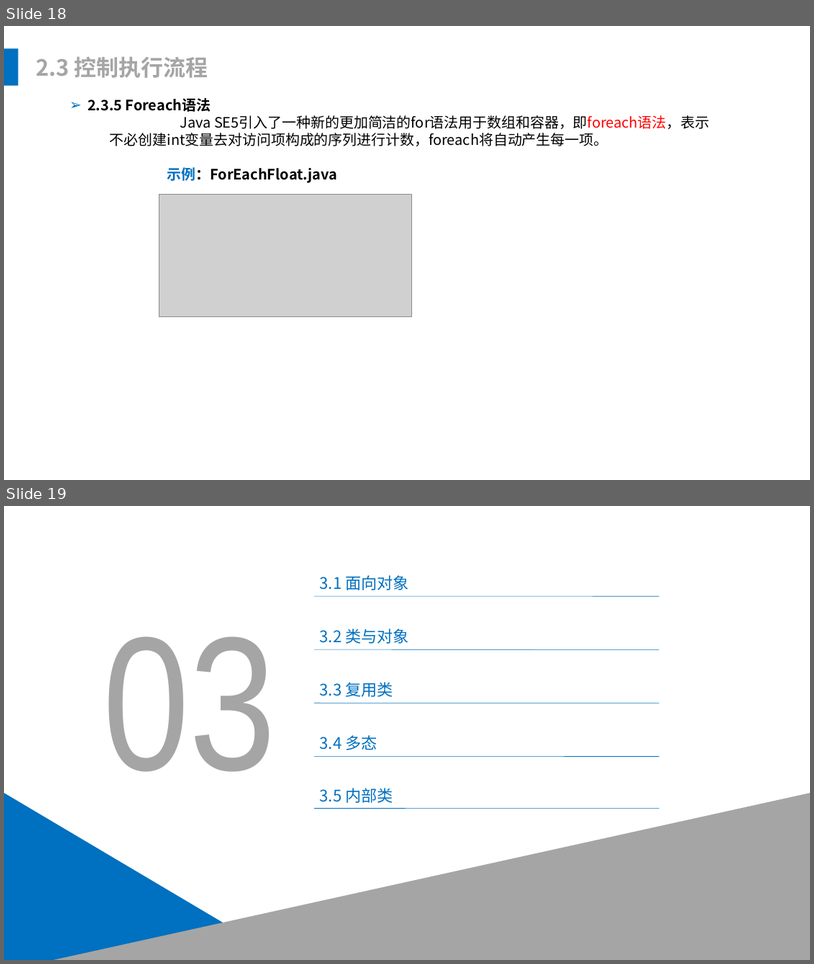
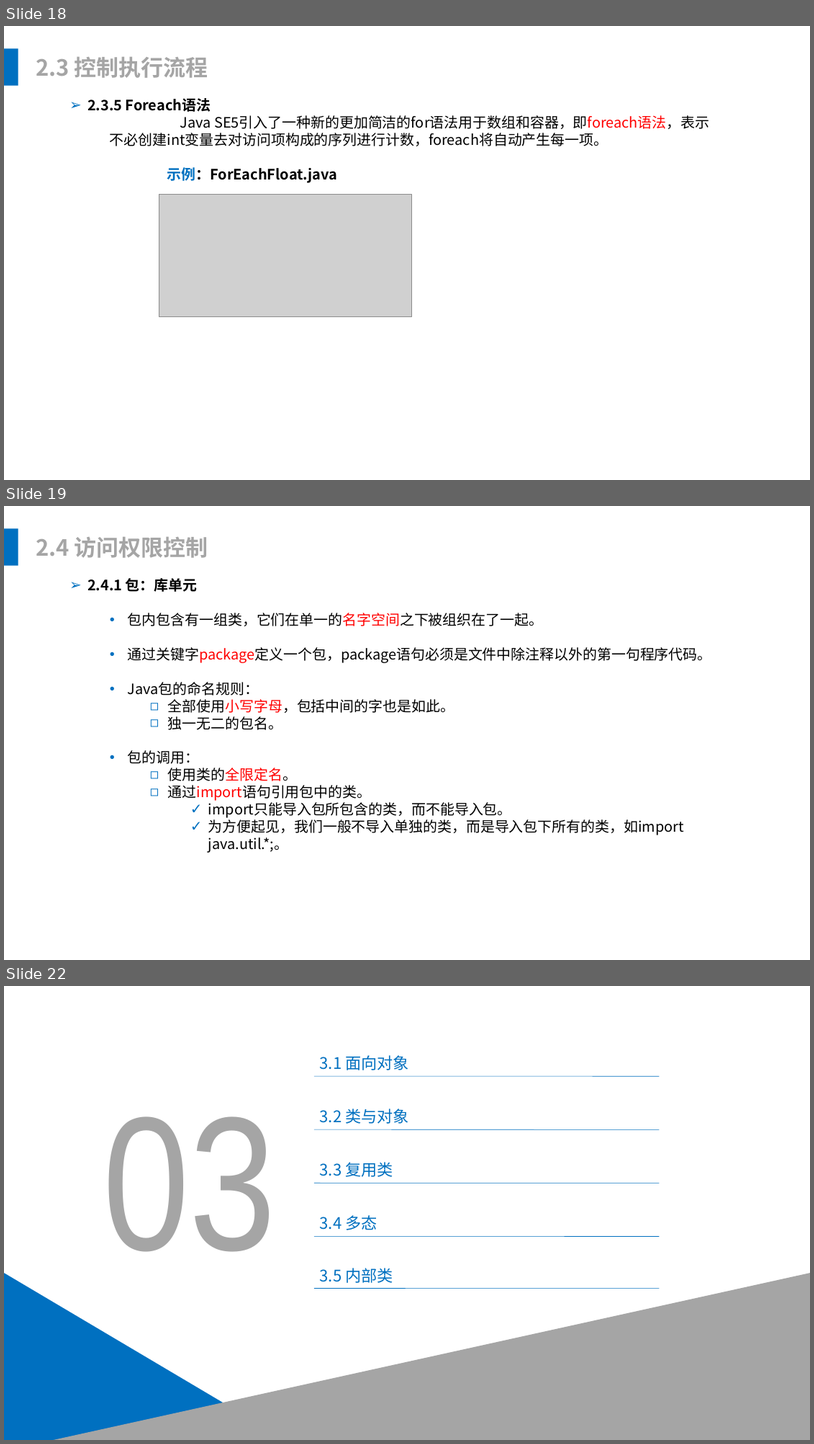
Before and after one commit to leonliu06/JavaTrainning, a slide deck: Java基础培训.pptx. Shown one above the other, each under a label of ours: slides 18 and 19 before the commit, slides 18, 19 and 22 after it; the slides between them are not shown. The pictures are 814x964 and 814x1444 pixels, drawn with LibreOffice and Linux fonts; fonts in the diff are those of the drawing; grey boxes stand for pictures. Boxes give left, top, right and bottom in pixels: in the first picture for what was removed or moved away, otherwise in the second. Text is boxed around its words. In the diff, an @@ line names an element or a change of style, - is before the commit and + after.

```diff
--- a/Java基础培训.pptx
+++ b/Java基础培训.pptx
@@ slide 19 added at [4,506,810,960], background #FFFFFF @@
@@ rectangle added at [4,529,18,566], fill #0070C0 @@
@@ text added at [36,537,208,558], 28 pt, text #A5A5A5, bold @@
+2.4 访问权限控制
@@ text added at [88,578,712,852], 18 pt, text #000000 @@
+➢ 2.4.1 包：库单元
+  • 包内包含有一组类，它们在单一的名字空间之下被组织在了一起。
+  • 通过关键字package定义一个包，package语句必须是文件中除注释以外的第一句程序代码。
+  • Java包的命名规则：
+    ◻ 全部使用小写字母，包括中间的字也是如此。
+    ◻ 独一无二的包名。
+  • 包的调用：
+    ◻ 使用类的全限定名。
+    ◻ 通过import语句引用包中的类。
+      ✓ import只能导入包所包含的类，而不能导入包。
+      ✓ 为方便起见，我们一般不导入单独的类，而是导入包下所有的类，如import java.util.*;。
@@ what was slide 19 is now slide 22 @@
```
Also in this commit, not shown: 3 slides changed, 3 other slides added, 2 slides removed, 3 other files.
